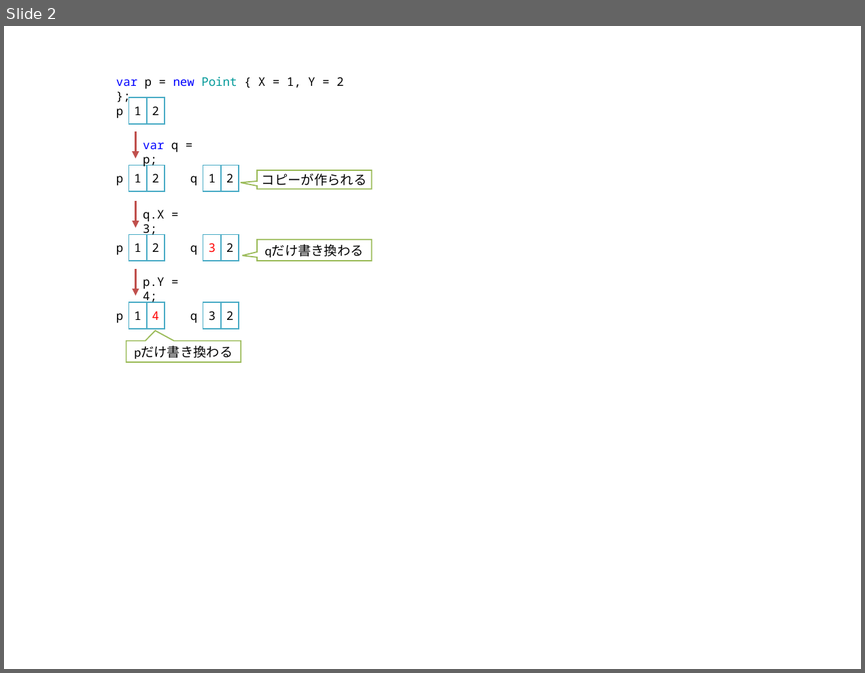
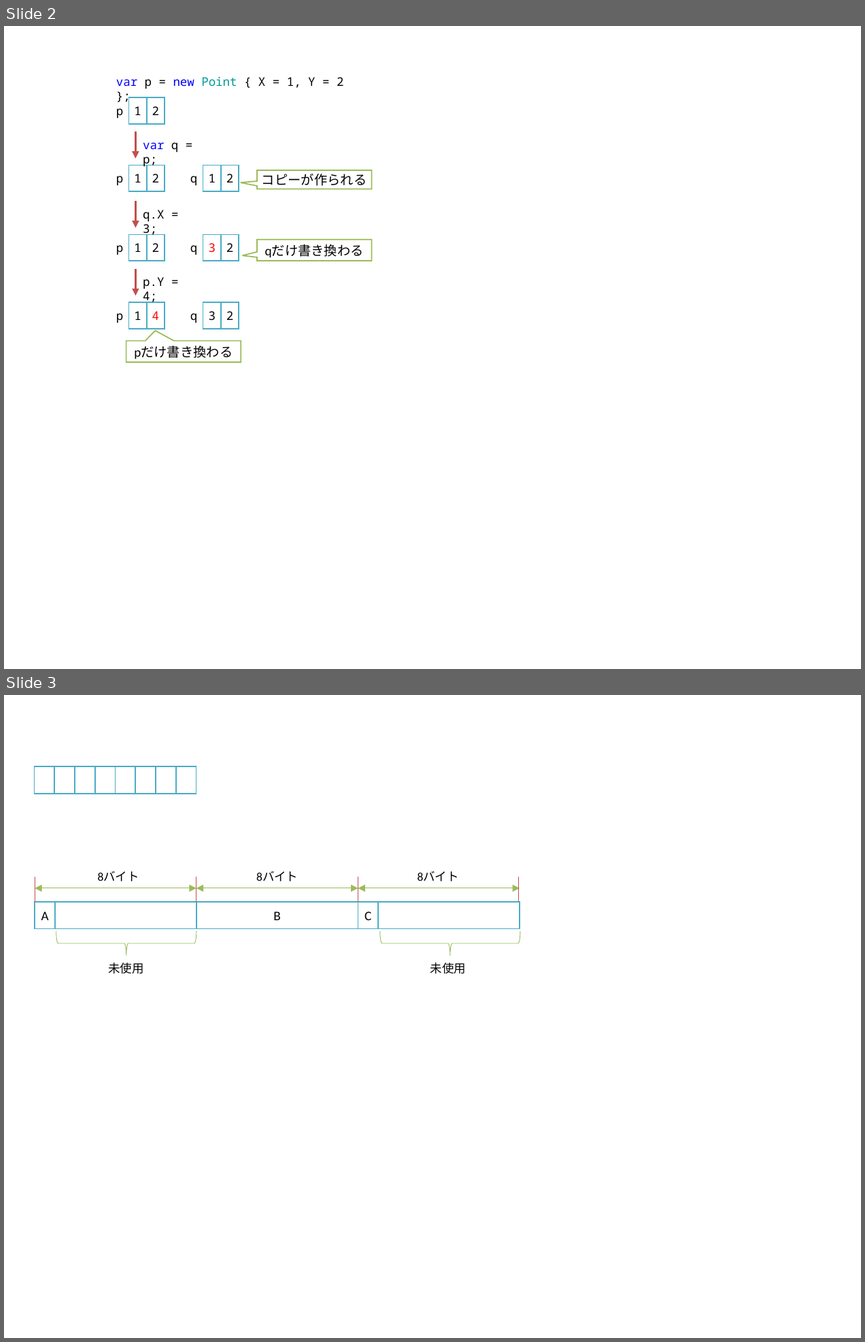
Before and after one commit to ufcpp/UfcppSample, a slide deck: Chapters/Resource/fig/fig ref.pptx. Shown one above the other, each under a label of ours: slide 2 before the commit, slides 2 and 3 after it. The pictures are 865x673 and 865x1342 pixels, drawn with LibreOffice and Linux fonts; fonts in the diff are those of the drawing. Boxes give left, top, right and bottom in pixels: in the first picture for what was removed or moved away, otherwise in the second. Text is boxed around its words. In the diff, an @@ line names an element or a change of style, - is before the commit and + after.

```diff
--- a/Chapters/Resource/fig/fig ref.pptx
+++ b/Chapters/Resource/fig/fig ref.pptx
@@ slide 3 added at bbox=[4, 695, 861, 1338], background #FFFFFF @@
@@ rectangle added at bbox=[34, 767, 54, 794], fill #FFFFFF, outline #4BACC6 1 pt @@
@@ rectangle added at bbox=[54, 767, 75, 794], fill #FFFFFF, outline #4BACC6 1 pt @@
@@ rectangle added at bbox=[75, 767, 96, 794], fill #FFFFFF, outline #4BACC6 1 pt @@
@@ rectangle added at bbox=[95, 767, 116, 794], fill #FFFFFF, outline #4BACC6 1 pt @@
@@ rectangle added at bbox=[116, 767, 136, 794], fill #FFFFFF, outline #4BACC6 1 pt @@
@@ rectangle added at bbox=[136, 767, 156, 794], fill #FFFFFF, outline #4BACC6 1 pt @@
@@ rectangle added at bbox=[156, 767, 176, 794], fill #FFFFFF, outline #4BACC6 1 pt @@
@@ rectangle added at bbox=[176, 767, 197, 794], fill #FFFFFF, outline #4BACC6 1 pt @@
@@ line added from (35, 902) to (35, 877), #C0504D 0.5 pt @@
@@ text added at bbox=[98, 871, 139, 881], 10 pt, text #000000 @@
+8バイト
@@ line added from (196, 902) to (196, 877), #C0504D 0.5 pt @@
@@ text added at bbox=[256, 871, 298, 881], 10 pt, text #000000 @@
+8バイト
@@ line added from (358, 902) to (358, 877), #C0504D 0.5 pt @@
@@ text added at bbox=[417, 871, 459, 881], 10 pt, text #000000 @@
+8バイト
@@ line added from (518, 902) to (518, 877), #C0504D 0.5 pt @@
@@ double arrow added from (35, 888) to (196, 888), #9BBB59 0.5 pt @@
@@ double arrow added from (196, 888) to (358, 888), #9BBB59 0.5 pt @@
@@ double arrow added from (358, 888) to (520, 888), #9BBB59 0.5 pt @@
@@ rectangle added at bbox=[35, 902, 197, 928], fill #FFFFFF, outline #4BACC6 1 pt @@
@@ rectangle added at bbox=[35, 902, 56, 928], fill #FFFFFF, outline #4BACC6 1 pt, 11 pt, text #000000 @@
+A
@@ rectangle added at bbox=[196, 902, 358, 928], fill #FFFFFF, outline #4BACC6 1 pt, 11 pt, text #000000 @@
+B
@@ rectangle added at bbox=[358, 902, 520, 928], fill #FFFFFF, outline #4BACC6 1 pt @@
@@ rectangle added at bbox=[358, 902, 379, 928], fill #FFFFFF, outline #4BACC6 1 pt, 11 pt, text #000000 @@
+C
@@ right brace added at bbox=[56, 931, 196, 956], outline #9BBB59 0.5 pt @@
@@ right brace added at bbox=[380, 931, 520, 956], outline #9BBB59 0.5 pt @@
@@ text added at bbox=[108, 962, 143, 974], 10 pt, text #000000 @@
+未使用
@@ text added at bbox=[430, 962, 466, 974], 10 pt, text #000000 @@
+未使用
```
Also in this commit, not shown: 3 other slides added, 2 slides removed, 15 other files.
